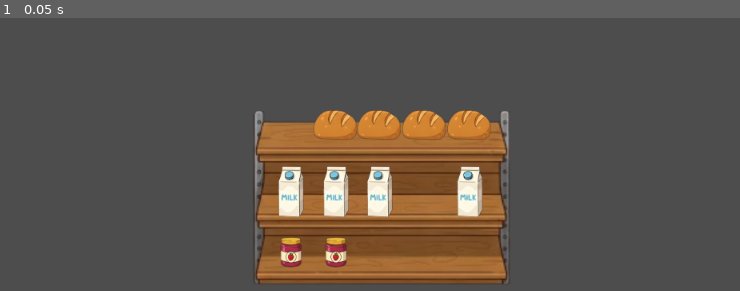
Above: before the commit, frame 1.
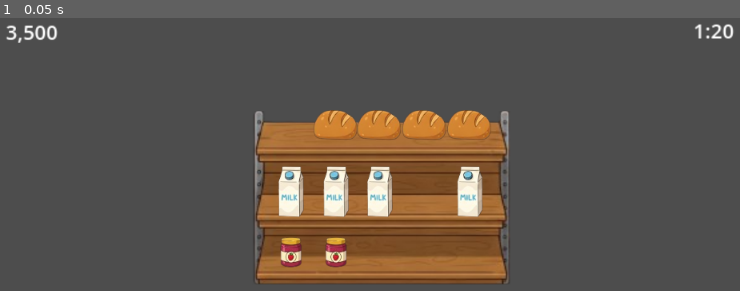
Above: after the commit, the same moment.

Repository: rockgem/dave-man-grocery-game
Game: Godot game, scene res://scenes/Main.tscn
Same seed, same stepped clock (60 frames per second), same inputs: the game is played once before the commit and once after it.
Inputs:
- Up to frame 1 (0.05 s): no input

The runs differ from the first frame. In frame 1, 0.4% of the frame differs, in the area x 0-100%, y 2-10%.
Error after the commit: Parse Error: Expected expression after "%" operator. (res://scenes/Ui.gd:8)

Commit message:
add globals

Diff:
--- /dev/null
+++ b/globals/ManagerGame.gd
@@ -0,0 +1,5 @@
+extends Node
+
+
+
+var global_main_ref: MainGame
--- /dev/null
+++ b/globals/ManagerGame.tscn
@@ -0,0 +1,6 @@
+[gd_scene load_steps=2 format=3 uid="uid://joj2ill1juk3"]
+
+[ext_resource type="Script" uid="uid://c5wt0c13g6jt0" path="res://globals/ManagerGame.gd" id="1_c45a4"]
+
+[node name="ManagerGame" type="Node"]
+script = ExtResource("1_c45a4")
--- a/project.godot
+++ b/project.godot
@@ -15,6 +15,10 @@
 config/features=PackedStringArray("4.4", "Forward Plus")
 config/icon="res://icon.svg"
 
+[autoload]
+
+ManagerGame="*res://globals/ManagerGame.tscn"
+
 [display]
 
 window/size/viewport_width=640
--- a/scenes/Main.gd
+++ b/scenes/Main.gd
@@ -1,6 +1,9 @@
 extends Node2D
+class_name MainGame
 
+
+var score = 0
 
 
 func _ready() -> void:
-	pass
+	ManagerGame.global_main_ref = self
--- a/scenes/Main.tscn
+++ b/scenes/Main.tscn
@@ -1,10 +1,14 @@
-[gd_scene load_steps=3 format=3 uid="uid://vl3x5a00bvmt"]
+[gd_scene load_steps=4 format=3 uid="uid://vl3x5a00bvmt"]
 
 [ext_resource type="Script" uid="uid://2b3ukqjf16u0" path="res://scenes/Main.gd" id="1_elqb8"]
+[ext_resource type="PackedScene" uid="uid://dxi0hlu78sx6o" path="res://scenes/Ui.tscn" id="2_0bbpv"]
 [ext_resource type="PackedScene" uid="uid://yhec1d4rpxc8" path="res://actors/Shelf.tscn" id="2_rvslj"]
 
 [node name="Main" type="Node2D"]
 script = ExtResource("1_elqb8")
 
+[node name="UI" parent="." instance=ExtResource("2_0bbpv")]
+layer = 100
+
 [node name="Shelf" parent="." instance=ExtResource("2_rvslj")]
 position = Vector2(327, 159)
--- /dev/null
+++ b/scenes/Ui.gd
@@ -0,0 +1,12 @@
+extends CanvasLayer
+
+
+
+
+func _physics_process(delta: float) -> void:
+	$Time.text = '%0.1f' % $LevelTimer.time_left
+	$Score.text = '%s' %
+
+
+func _on_level_timer_timeout() -> void:
+	pass # Replace with function body.
--- /dev/null
+++ b/scenes/Ui.tscn
@@ -0,0 +1,45 @@
+[gd_scene load_steps=2 format=3 uid="uid://dxi0hlu78sx6o"]
+
+[ext_resource type="Script" uid="uid://gj7fib8xow5w" path="res://scenes/Ui.gd" id="1_agcvy"]
+
+[node name="UI" type="CanvasLayer"]
+script = ExtResource("1_agcvy")
+
+[node name="Score" type="Label" parent="."]
+offset_left = 27.0
+offset_top = 15.0
+offset_right = 89.0
+offset_bottom = 38.0
+text = "3,500"
+
+[node name="TextureRect" type="TextureRect" parent="Score"]
+layout_mode = 0
+offset_left = -45.0
+offset_top = -8.0
+offset_right = -5.0
+offset_bottom = 32.0
+
+[node name="Time" type="Label" parent="."]
+anchors_preset = 1
+anchor_left = 1.0
+anchor_right = 1.0
+offset_left = -77.0
+offset_top = 14.0
+offset_right = -31.0
+offset_bottom = 37.0
+grow_horizontal = 0
+text = "1:20"
+horizontal_alignment = 2
+
+[node name="TextureRect" type="TextureRect" parent="Time"]
+layout_mode = 0
+offset_left = -45.0
+offset_top = -8.0
+offset_right = -5.0
+offset_bottom = 32.0
+
+[node name="LevelTimer" type="Timer" parent="."]
+wait_time = 60.0
+autostart = true
+
+[connection signal="timeout" from="LevelTimer" to="." method="_on_level_timer_timeout"]
Not shown, added: globals/ManagerGame.gd.uid
Not shown, added: scenes/Ui.gd.uid
